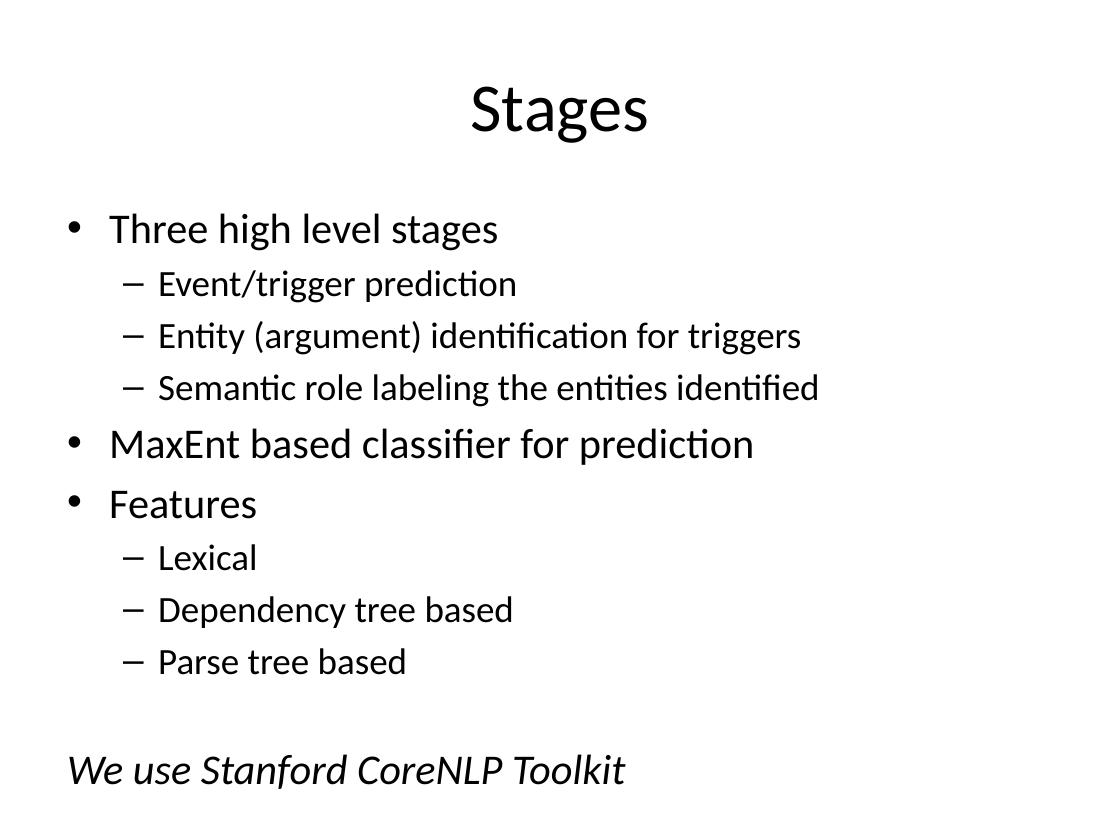
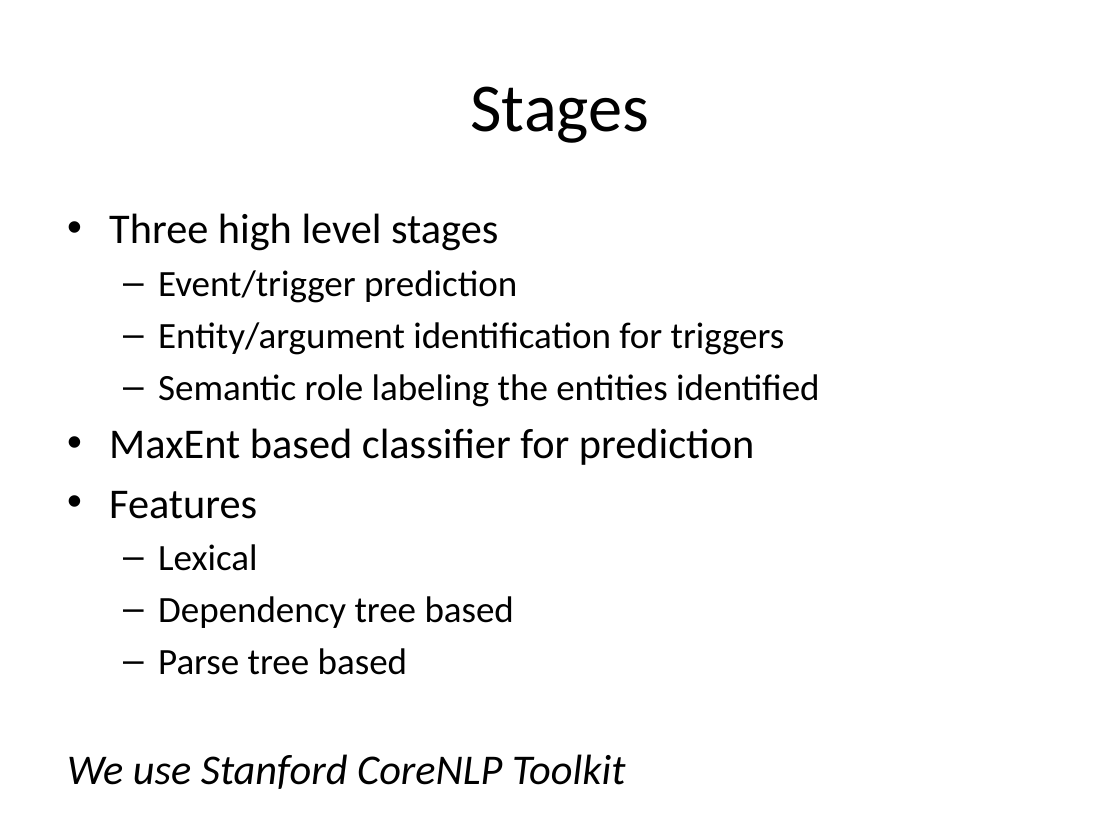
Before and after one commit to ajutscaria/CS224U, a slide deck: slide 3 of Presentation/Anubhai Philip Scaria.pptx. Drawn at 1120x840 pixels with LibreOffice and Linux fonts; fonts in the diff are those of the drawing. Boxes give left, top, right and bottom in pixels: in the first picture for what was removed or moved away, otherwise in the second. Text is boxed around its words. In the diff, an @@ line names an element or a change of style, - is before the commit and + after.

```diff
--- a/Presentation/Anubhai Philip Scaria.pptx
+++ b/Presentation/Anubhai Philip Scaria.pptx
@@ text at (x1=158, y1=322, x2=785, y2=355): text changed @@
-  – Entity (argument) identification for triggers
+  – Entity/argument identification for triggers
```
Also in this commit, not shown: 16 other slides changed, 2 other files.
